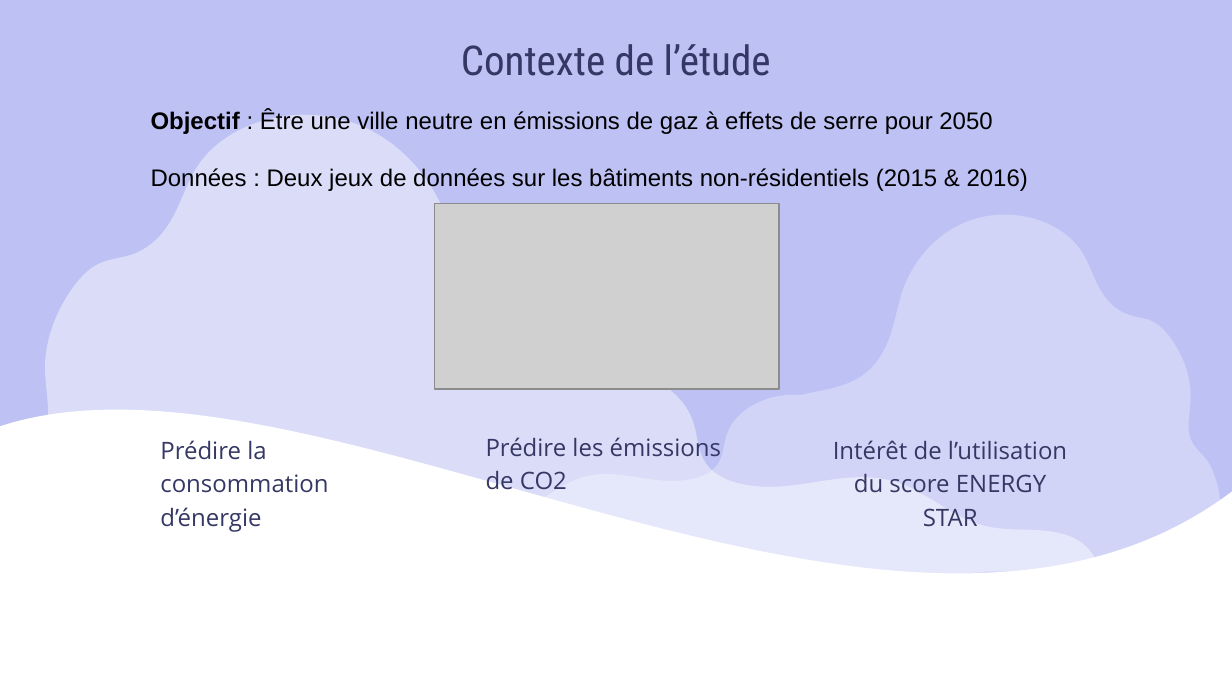
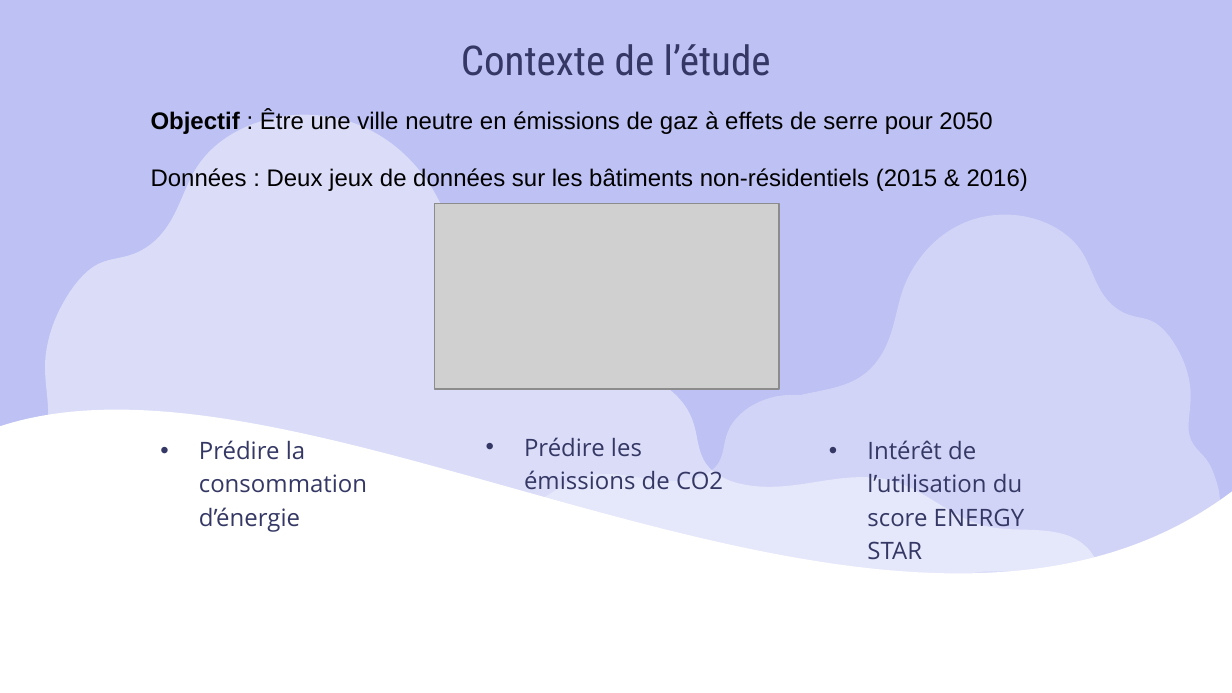
Before and after one commit to Sylvariane/Anticipez_les_besoins_en_electricite, a slide deck: slide 4 of Pélec_03_presentation.pptx. Drawn at 1232x693 pixels with LibreOffice and Linux fonts; fonts in the diff are those of the drawing; grey boxes stand for pictures. Boxes give left, top, right and bottom in pixels: in the first picture for what was removed or moved away, otherwise in the second. Text is boxed around its words. In the diff, an @@ line names an element or a change of style, - is before the commit and + after.

```diff
--- a/Pélec_03_presentation.pptx
+++ b/Pélec_03_presentation.pptx
@@ subtitle "Prédire la consommation d’énergie" at [199, 440, 367, 532]: bullet none to • @@
@@ subtitle "Prédire les émissions de CO2" at [524, 437, 723, 489]: bullet none to • @@
@@ subtitle "Intérêt de l’utilisation du score ..." at [867, 440, 1024, 559]: alignment centre to left; bullet none to • @@
```
Also in this commit, not shown: 12 other slides changed, 7 slides added, 1 slide removed, 2 other files.
